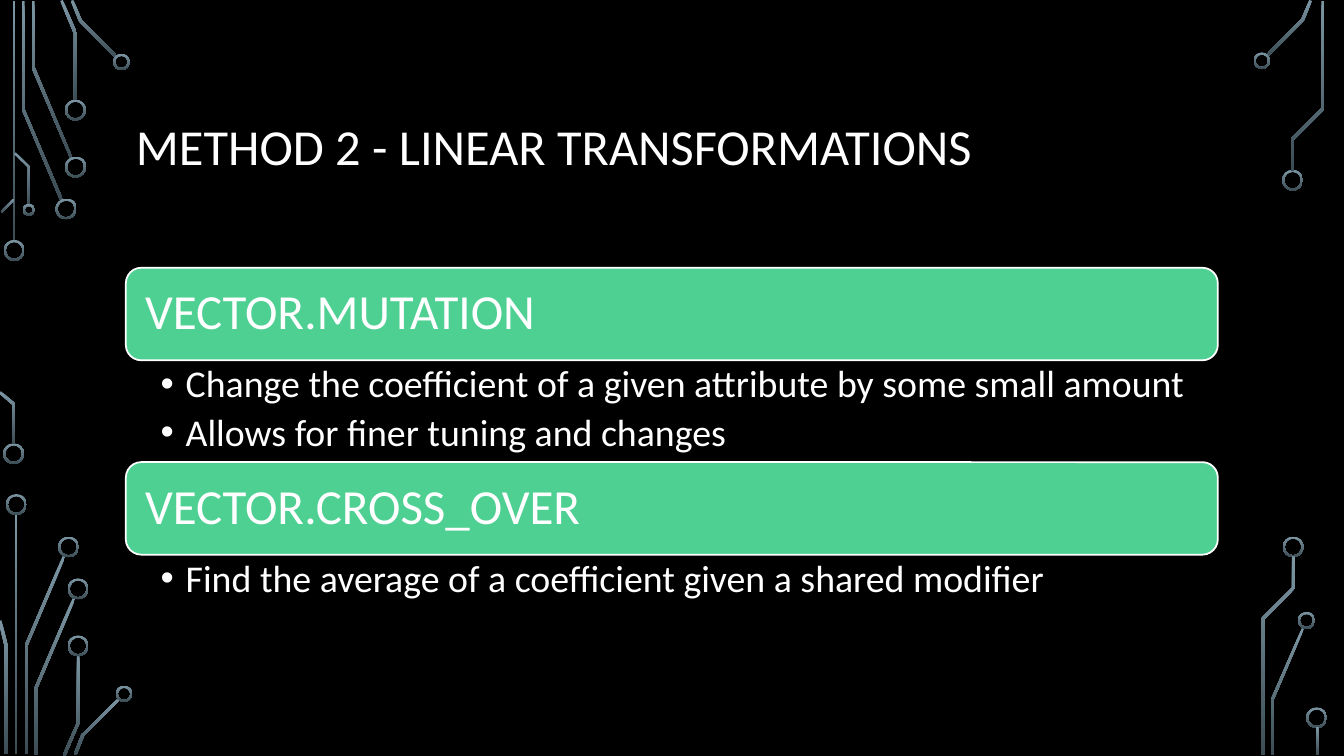
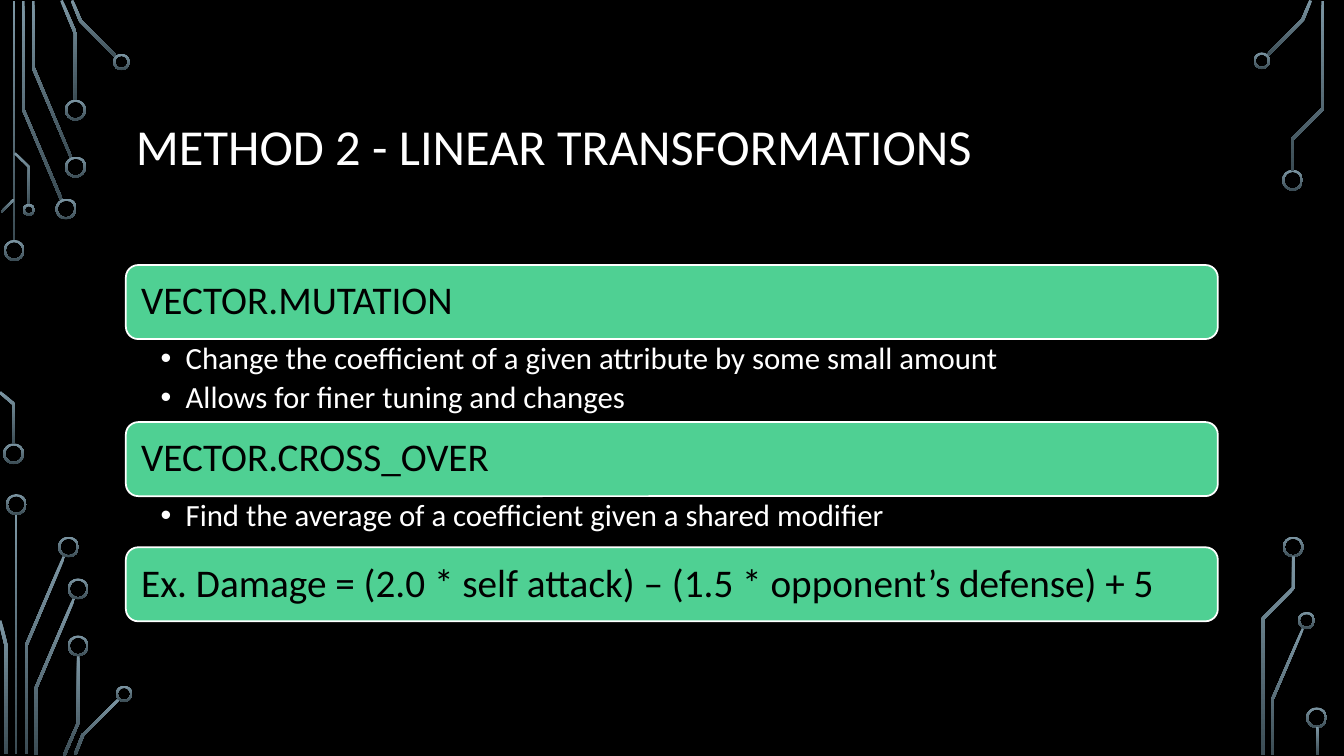
Before and after one commit to acbart/attribute-learning-system, a slide deck: slide 9 of presentation/Attribute Learning System Presentation.pptx (slide 8 before the commit). Drawn at 1344x756 pixels with LibreOffice and Linux fonts; fonts in the diff are those of the drawing; background and template pictures are left out. Boxes give left, top, right and bottom in pixels: in the first picture for what was removed or moved away, otherwise in the second. Text is boxed around its words. In the diff, an @@ line names an element or a change of style, - is before the commit and + after.

```diff
--- a/presentation/Attribute Learning System Presentation.pptx
+++ b/presentation/Attribute Learning System Presentation.pptx
@@ rounded rectangle: place and size @@
-rounded rectangle at (126,268,1218,361)
+rounded rectangle at (126,265,1218,339)
@@ text "VECTOR.MUTATION" at (141,288,452,315): size 35 to 28 pt, text colour #FFFFFF to #000000; less space between paragraphs @@
@@ text "Change the coefficient of a ...": place and size @@
-text "Change the coefficient of a ..." at (186,370,1184,453)
+text "Change the coefficient of a ..." at (186,347,997,414)
@@ text "Change the coefficient of a ..." at (186,347,997,414): size 27 to 22 pt; less space between paragraphs @@
@@ rounded rectangle: place and size @@
-rounded rectangle at (126,462,1218,555)
+rounded rectangle at (126,422,1218,496)
@@ text "VECTOR.CROSS_OVER" at (141,445,489,477): size 35 to 28 pt, text colour #FFFFFF to #000000; less space between paragraphs @@
@@ text "VECTOR.CROSS_OVER": place and size @@
-text "VECTOR.CROSS_OVER" at (145,492,580,531)
+text "VECTOR.CROSS_OVER" at (141,445,489,477)
@@ text "Find the average of a ..." at (186,504,883,532): size 27 to 22 pt; less space between paragraphs @@
@@ text "Find the average of a ...": place and size @@
-text "Find the average of a ..." at (186,565,1044,599)
+text "Find the average of a ..." at (186,504,883,532)
@@ rounded rectangle added at (126,547,1218,621), fill #4FD093, outline #FFFFFF 1.25 pt @@
@@ text added at (141,568,1154,604), 28 pt, text #000000 @@
+Ex. Damage = (2.0 * self attack) – (1.5 * opponent’s defense) + 5
```
Also in this commit, not shown: 1 other slide changed, 2 slides added, 1 other file.
